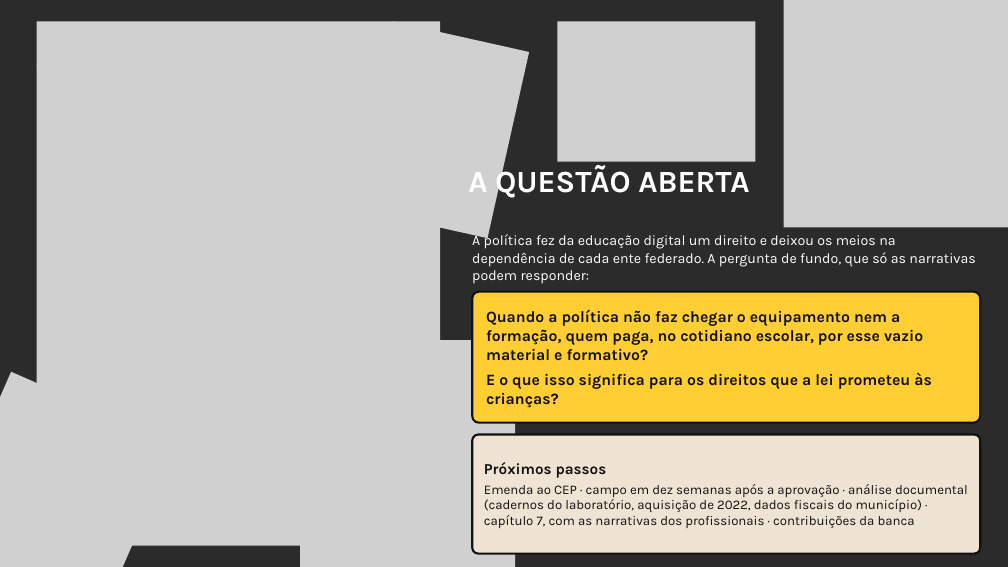
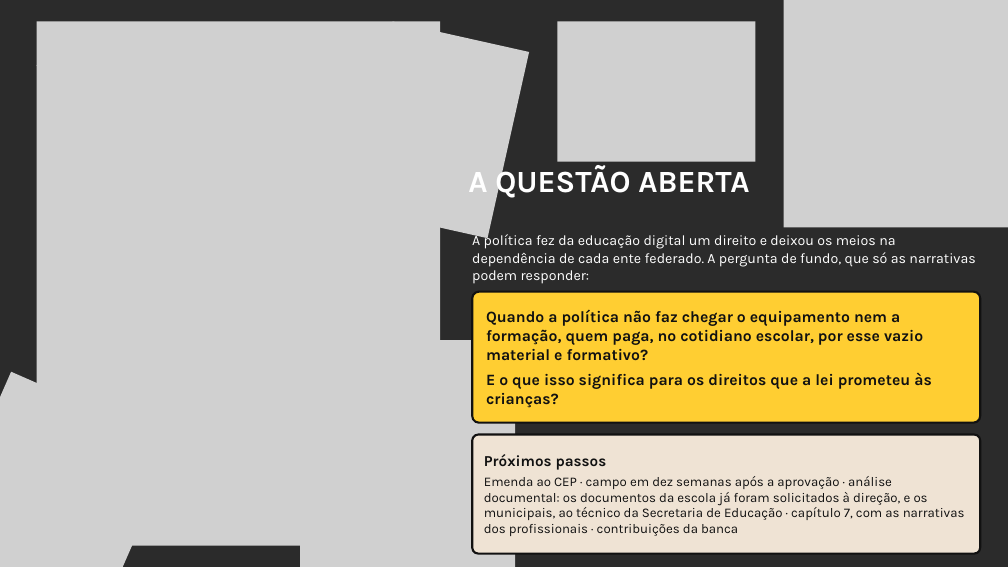
Before and after one commit to yzynya-beep/Tese, a slide deck: slide 27 of apresentacao_qualificacao/Qualificacao_PNED_Pipa.pptx. Drawn at 1008x567 pixels with LibreOffice and Linux fonts; fonts in the diff are those of the drawing; grey boxes stand for pictures; background and template pictures are left out; a plain dark background stands for a picture behind light text. Boxes give left, top, right and bottom in pixels: in the first picture for what was removed or moved away, otherwise in the second. Text is boxed around its words. In the diff, an @@ line names an element or a change of style, - is before the commit and + after.

```diff
--- a/apresentacao_qualificacao/Qualificacao_PNED_Pipa.pptx
+++ b/apresentacao_qualificacao/Qualificacao_PNED_Pipa.pptx
@@ text in rounded rectangle at [484,476,965,536]: text changed @@
-Emenda ao CEP · campo em dez semanas após a aprovação · análise documental (cadernos do laboratório, aquisição de 2022, dados fiscais do município) · capítulo 7, com as narrativas dos profissionais · contribuições da banca
+Emenda ao CEP · campo em dez semanas após a aprovação · análise documental: os documentos da escola já foram solicitados à direção, e os municipais, ao técnico da Secretaria de Educação · capítulo 7, com as narrativas dos profissionais · contribuições da banca
```
Also in this commit, not shown: 1 other slide changed, 3 other files.
